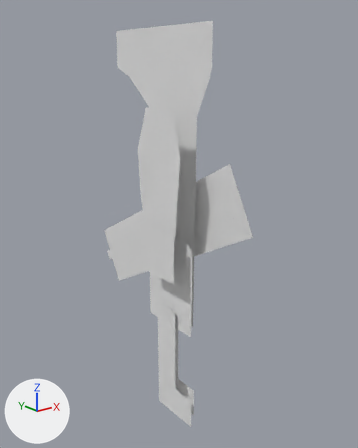
What one commit did to the FBX model unity-bloodiro/Assets/bloodiro/Models/Humans/Swordsman/SwordsMan.fbx.
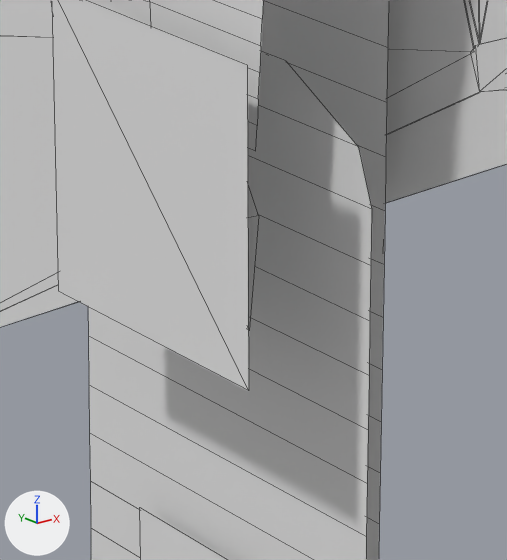
Each version appears first whole from a camera (50 mm lens) standing at (-1.931, -2.51, 2.306) and looking at (0.086, 0.011, 1.297), and next in a close-up on the part from 38% to 59% of the width and 50% to 69% of the height. Arrows for +X, +Y and +Z are at lower left; the lights stay in place. The close-ups show mesh edges as thin lines. Vertices at the same position are counted once.

The first close-up shows 'Swordsman.021'.
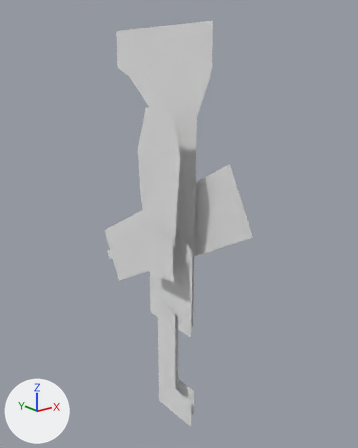
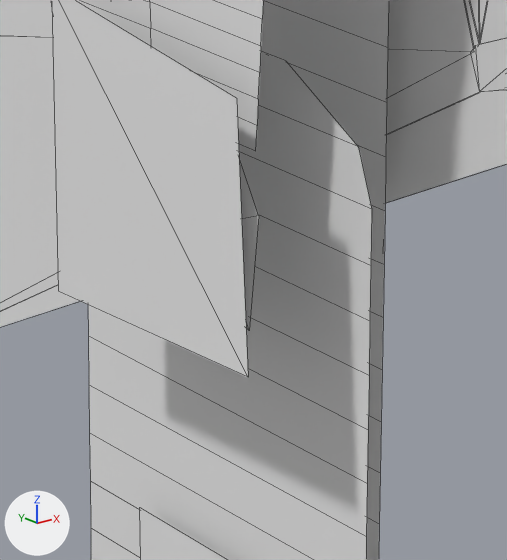
The newer file is also turned or shifted as a whole; pictures and numbers use the older file's frame.

Edits to the bpy script that builds the scene:
```text
Change me_plane_022:
    where me_plane_022.from_pydata(...)  # 512 vertices, 354 faces; spans x -0.22..0.11, y -0.72..0.94, z -0.01..2.55
    used by ob_swordsman_021; location = (0.0, 0.0, 0.0)
    me_plane_022 part 1
    me_plane_022.vertices[27].co: (-0.22, -0.32, 1.37) -> (-0.22, -0.31, 1.33)  # pixel (247, 65) -> pixel (236, 98)
    me_plane_022.vertices[28].co: (-0.22, -0.32, 1.05) -> (-0.22, -0.32, 1.06)  # pixel (248, 390) -> pixel (248, 377)
```

Where the change shows, as pixel boxes (x1, y1, x2, y2) in the close-ups (507 x 560 px; the box of a moved part takes in the faces that stretch with it):
part 1 of me_plane_022, moved or reshaped
    before: (52, 0, 249, 391)
    after: (52, 0, 248, 377)
